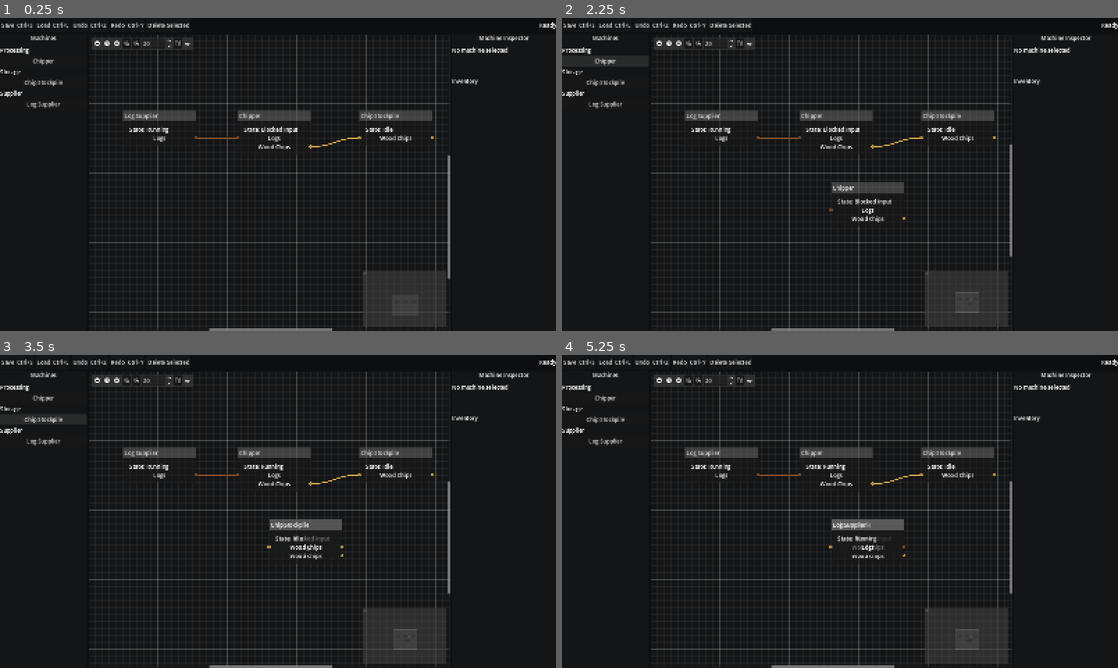
Above: before the commit, frames 1-4 (two rows, left to right).
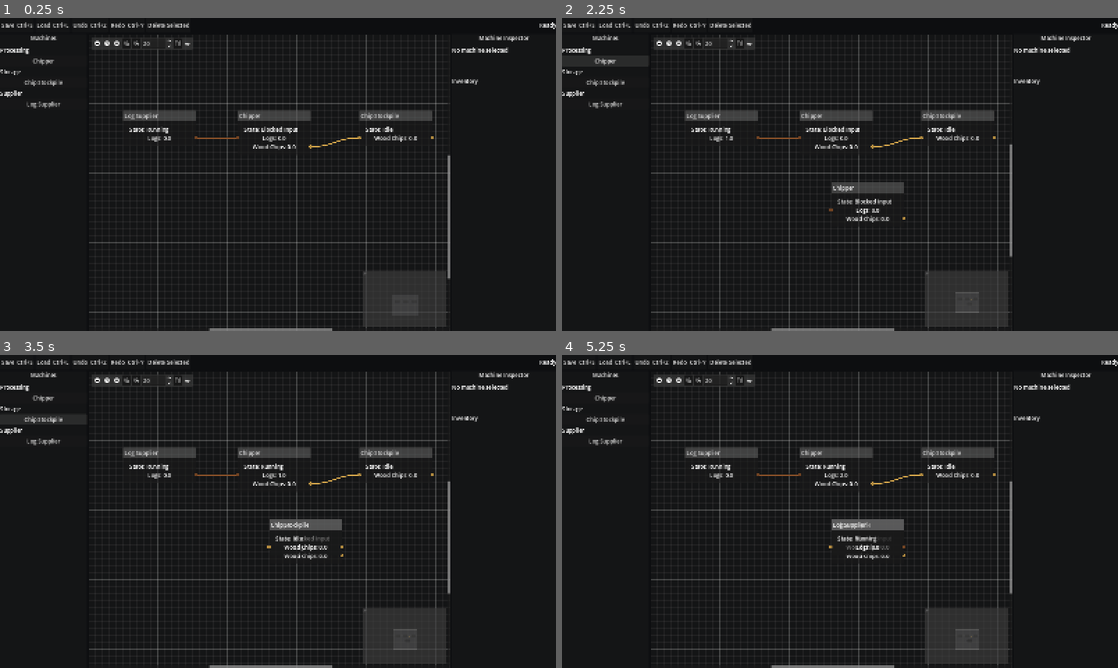
Above: after the commit, the same moments.

Repository: Poru-IndFlow/IndustrialFlow
Game: Godot game, scene res://scenes/main.tscn
Two runs of this game, one before a commit and one after it. Both use one fixed random seed, a clock stepped at 60 frames per second and the inputs below.
Inputs (mouse positions are in pixels of both pictures, inside the frame that each line leads up to):
- Up to frame 1 (0.25 s): no input
- Up to frame 2 (2.25 s): click "Undo Ctrl+Z" at 0.5 s; click "Redo Ctrl+Y" at 1.25 s; click "Chipper" at 2 s
- Up to frame 3 (3.5 s): click "Chip Stockpile" at 2.75 s
- Up to frame 4 (5.25 s): click "Log Supplier" at 3.5 s; click (662, 380) at 4.25 s; click (678, 380) at 5 s

The runs differ from the first frame. In frame 1, 0.3% of the frame differs, in the area x 26-75%, y 37-43%; in frame 2, 0.4%; in frame 3, 0.4%, in the area x 26-75%, y 37-66%; in frame 4, 0.4%.

Commit message:
Display live inventory in factory graph

Diff:
--- a/scripts/ui/factory_graph.gd
+++ b/scripts/ui/factory_graph.gd
@@ -10,6 +10,8 @@
 var input_port_resources: Dictionary = {}
 var output_port_resources: Dictionary = {}
 var state_labels: Dictionary = {}
+var resource_labels: Dictionary = {}
+
 
 func _ready() -> void:
 	connection_request.connect(_on_connection_request)
@@ -17,40 +19,6 @@
 	delete_nodes_request.connect(_on_delete_nodes_request)
 	right_disconnects = true
 
-func _on_disconnection_request(
-	from_node: StringName,
-	from_port: int,
-	to_node: StringName,
-	to_port: int
-) -> void:
-	if factory == null:
-		return
-
-	var from_id := str(from_node)
-	var to_id := str(to_node)
-	var output_key := _indexed_port_key(from_id, from_port)
-	var input_key := _indexed_port_key(to_id, to_port)
-
-	if not output_port_resources.has(output_key):
-		return
-
-	if not input_port_resources.has(input_key):
-		return
-
-	var output_resource := str(output_port_resources[output_key])
-	var input_resource := str(input_port_resources[input_key])
-
-	if output_resource != input_resource:
-		return
-
-	var connection := factory.find_connection(
-		from_id,
-		to_id,
-		output_resource
-	)
-
-	if connection != null:
-		factory.remove_connection(connection)
 
 func bind_factory(new_factory: FactoryModel) -> void:
 	if factory != null:
@@ -64,7 +32,12 @@
 
 	factory.event_bus.machine_added.connect(_on_machine_added)
 	factory.event_bus.machine_removed.connect(_on_machine_removed)
-	factory.event_bus.machine_state_changed.connect(_on_machine_state_changed)
+	factory.event_bus.machine_state_changed.connect(
+		_on_machine_state_changed
+	)
+	factory.event_bus.machine_inventory_changed.connect(
+		_on_machine_inventory_changed
+	)
 	factory.event_bus.connection_added.connect(_on_connection_added)
 	factory.event_bus.connection_removed.connect(_on_connection_removed)
 
@@ -92,6 +65,7 @@
 	input_port_resources.clear()
 	output_port_resources.clear()
 	state_labels.clear()
+	resource_labels.clear()
 
 	for child: Node in get_children():
 		if child is GraphNode:
@@ -126,11 +100,21 @@
 		)
 
 		var resource_label := Label.new()
-		resource_label.text = resource_id.replace("_", " ").capitalize()
 		resource_label.horizontal_alignment = (
 			HORIZONTAL_ALIGNMENT_CENTER
 		)
 		node.add_child(resource_label)
+
+		resource_labels[_port_key(
+			machine.instance_id,
+			resource_id
+		)] = resource_label
+
+		_update_resource_label(
+			machine,
+			resource_id,
+			resource_label
+		)
 
 		var color := _resource_color(resource_id)
 		node.set_slot(
@@ -207,6 +191,30 @@
 	return false
 
 
+func _update_resource_label(
+	machine: MachineModel,
+	resource_id: String,
+	label: Label
+) -> void:
+	var display_name := resource_id.replace("_", " ").capitalize()
+	var amount := machine.inventory.get_amount(resource_id)
+
+	label.text = "%s: %.1f" % [display_name, amount]
+
+
+func _update_machine_inventory(machine: MachineModel) -> void:
+	for resource_id: String in _get_machine_resources(machine):
+		var key := _port_key(machine.instance_id, resource_id)
+		var resource_label := resource_labels.get(key) as Label
+
+		if resource_label != null:
+			_update_resource_label(
+				machine,
+				resource_id,
+				resource_label
+			)
+
+
 func _rebuild_connections() -> void:
 	clear_connections()
 
@@ -258,25 +266,66 @@
 
 func _disconnect_factory_signals() -> void:
 	var machine_callback := Callable(self, "_on_machine_added")
+	var machine_removed_callback := Callable(
+		self,
+		"_on_machine_removed"
+	)
+	var state_callback := Callable(
+		self,
+		"_on_machine_state_changed"
+	)
+	var inventory_callback := Callable(
+		self,
+		"_on_machine_inventory_changed"
+	)
 	var added_callback := Callable(self, "_on_connection_added")
-	var removed_callback := Callable(self, "_on_connection_removed")
-	var machine_removed_callback := Callable(self, "_on_machine_removed")
-	var state_callback := Callable(self, "_on_machine_state_changed")
-
-	if factory.event_bus.machine_state_changed.is_connected(state_callback):
-		factory.event_bus.machine_state_changed.disconnect(state_callback)
-
-	if factory.event_bus.machine_added.is_connected(machine_callback):
-		factory.event_bus.machine_added.disconnect(machine_callback)
-
-	if factory.event_bus.machine_removed.is_connected(machine_removed_callback):
-		factory.event_bus.machine_removed.disconnect(machine_removed_callback)
-
-	if factory.event_bus.connection_added.is_connected(added_callback):
-		factory.event_bus.connection_added.disconnect(added_callback)
-
-	if factory.event_bus.connection_removed.is_connected(removed_callback):
-		factory.event_bus.connection_removed.disconnect(removed_callback)
+	var removed_callback := Callable(
+		self,
+		"_on_connection_removed"
+	)
+
+	if factory.event_bus.machine_added.is_connected(
+		machine_callback
+	):
+		factory.event_bus.machine_added.disconnect(
+			machine_callback
+		)
+
+	if factory.event_bus.machine_removed.is_connected(
+		machine_removed_callback
+	):
+		factory.event_bus.machine_removed.disconnect(
+			machine_removed_callback
+		)
+
+	if factory.event_bus.machine_state_changed.is_connected(
+		state_callback
+	):
+		factory.event_bus.machine_state_changed.disconnect(
+			state_callback
+		)
+
+	if factory.event_bus.machine_inventory_changed.is_connected(
+		inventory_callback
+	):
+		factory.event_bus.machine_inventory_changed.disconnect(
+			inventory_callback
+		)
+
+	if factory.event_bus.connection_added.is_connected(
+		added_callback
+	):
+		factory.event_bus.connection_added.disconnect(
+			added_callback
+		)
+
+	if factory.event_bus.connection_removed.is_connected(
+		removed_callback
+	):
+		factory.event_bus.connection_removed.disconnect(
+			removed_callback
+		)
+
 
 func _on_connection_request(
 	from_node: StringName,
@@ -323,6 +372,43 @@
 		)
 	)
 
+
+func _on_disconnection_request(
+	from_node: StringName,
+	from_port: int,
+	to_node: StringName,
+	to_port: int
+) -> void:
+	if factory == null:
+		return
+
+	var from_id := str(from_node)
+	var to_id := str(to_node)
+	var output_key := _indexed_port_key(from_id, from_port)
+	var input_key := _indexed_port_key(to_id, to_port)
+
+	if not output_port_resources.has(output_key):
+		return
+
+	if not input_port_resources.has(input_key):
+		return
+
+	var output_resource := str(output_port_resources[output_key])
+	var input_resource := str(input_port_resources[input_key])
+
+	if output_resource != input_resource:
+		return
+
+	var connection := factory.find_connection(
+		from_id,
+		to_id,
+		output_resource
+	)
+
+	if connection != null:
+		factory.remove_connection(connection)
+
+
 func _on_delete_nodes_request(nodes: Array[StringName]) -> void:
 	if factory == null:
 		return
@@ -345,7 +431,9 @@
 	_remove_machine_port_data(output_ports, machine_id)
 	_remove_machine_port_data(input_port_resources, machine_id)
 	_remove_machine_port_data(output_port_resources, machine_id)
+	_remove_machine_port_data(resource_labels, machine_id)
 	state_labels.erase(machine_id)
+
 	_rebuild_connections()
 
 
@@ -359,6 +447,7 @@
 		if str(key).begins_with(prefix):
 			port_data.erase(key)
 
+
 func _on_machine_state_changed(machine: MachineModel) -> void:
 	if machine == null:
 		return
@@ -369,6 +458,12 @@
 
 	if state_label != null:
 		state_label.text = "State: %s" % _state_text(machine.state)
+
+
+func _on_machine_inventory_changed(machine: MachineModel) -> void:
+	if machine != null:
+		_update_machine_inventory(machine)
+
 
 func _on_machine_added(machine: MachineModel) -> void:
 	add_machine_node(machine)
